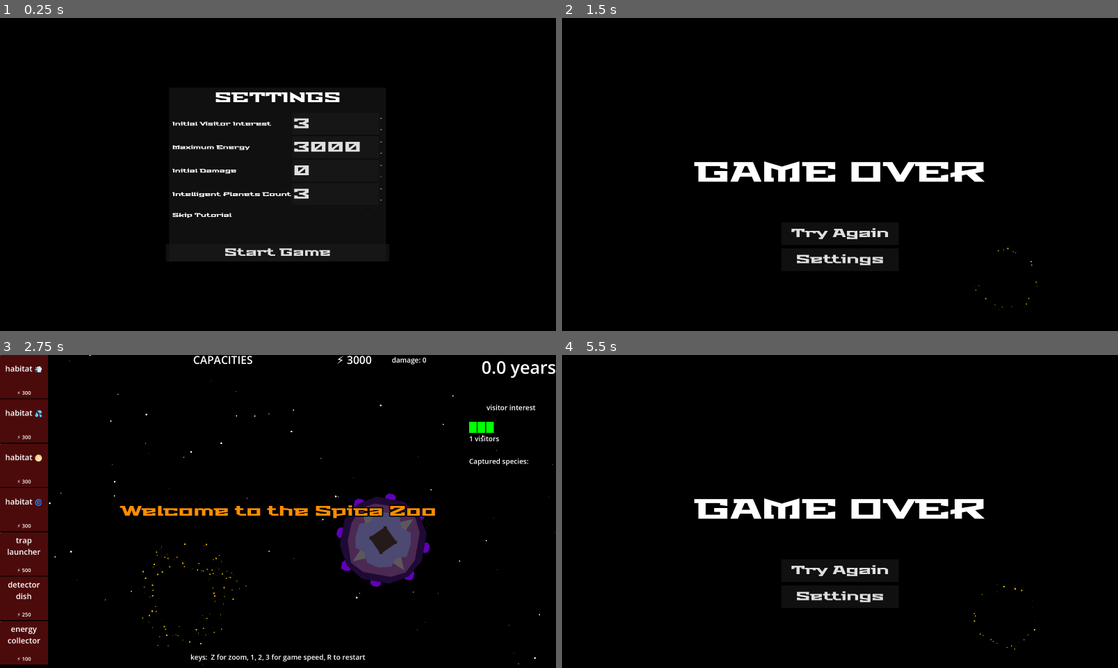
Above: before the commit, frames 1-4 (two rows, left to right).
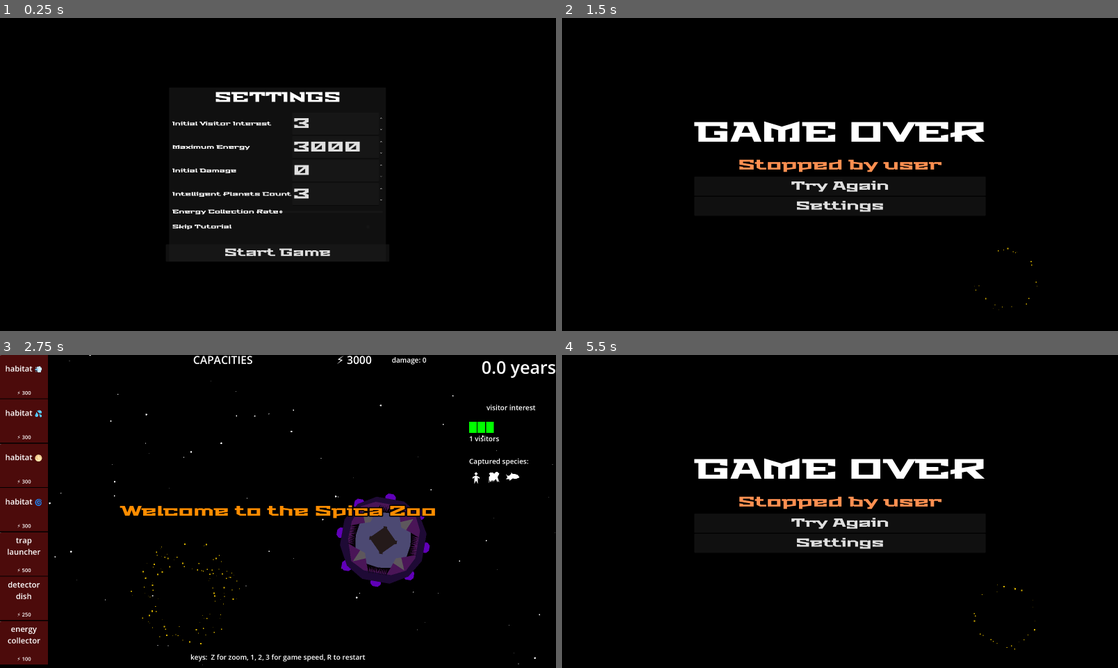
Above: after the commit, the same moments.

Repository: opensourceame/tins-2026
Game: Godot game, scene res://screens/settings.tscn
Two runs of this game, one before a commit and one after it. Both use one fixed random seed, a clock stepped at 60 frames per second and the inputs below.
Inputs (mouse positions are in pixels of both pictures, inside the frame that each line leads up to):
- Up to frame 1 (0.25 s): no input
- Up to frame 2 (1.5 s): click "Start Game" at 0.5 s; tap Enter at 1.25 s; move the mouse to (584, 39) at 1.27 s; hold W from 1.28 s (still down); tap G at 1.35 s; click (584, 39) at 1.42 s
- Up to frame 3 (2.75 s): release W at 2 s; click "Try Again" at 2 s
- Up to frame 4 (5.5 s): move the mouse to (584, 420) at 2.77 s; hold S 2.78-3.5 s; tap G at 2.85, 5.3 s; click (584, 420) at 2.92 s; click "Settings" at 3.5 s; click "Start Game" at 4.25 s; move the mouse to (584, 420) at 5.02 s; hold W from 5.03 s (still down); tap R at 5.1 s; click (584, 420) at 5.17 s

The runs differ from the first frame. In frame 1, 1.2% of the frame differs, in the area x 31-69%, y 23-77%; in frame 2, 5.5%, in the area x 23-76%, y 32-80%; in frame 3, 0.5%; in frame 4, 5.5%.

Commit message:
add reason for game over, more settings, show icon of captured species

Diff:
--- a/common/settings_manager.gd
+++ b/common/settings_manager.gd
@@ -6,6 +6,7 @@
 var max_energy: int = 3000
 var start_damage: int = 0
 var intelligent_planets_count: int = 3
+var energy_collection_rate: float = 0.15
 var skip_tutorial: bool = false
 
 
@@ -20,6 +21,7 @@
     config.set_value("gameplay", "max_energy", max_energy)
     config.set_value("gameplay", "start_damage", start_damage)
     config.set_value("gameplay", "intelligent_planets_count", intelligent_planets_count)
+    config.set_value("gameplay", "energy_collection_rate", energy_collection_rate)
     config.set_value("gameplay", "skip_tutorial", skip_tutorial)
 
     config.save(SETTINGS_PATH)
@@ -34,4 +36,5 @@
     max_energy = config.get_value("gameplay", "max_energy", max_energy)
     start_damage = config.get_value("gameplay", "start_damage", start_damage)
     intelligent_planets_count = config.get_value("gameplay", "intelligent_planets_count", intelligent_planets_count)
+    energy_collection_rate = config.get_value("gameplay", "energy_collection_rate", energy_collection_rate)
     skip_tutorial = config.get_value("gameplay", "skip_tutorial", skip_tutorial)
--- a/hud/hud.tscn
+++ b/hud/hud.tscn
@@ -5,6 +5,9 @@
 [ext_resource type="Script" uid="uid://dsf1g446pdngb" path="res://hud/species.gd" id="3_fjv1a"]
 [ext_resource type="Theme" uid="uid://l3l6nwdr2id0" path="res://themes/retro_theme.tres" id="3_svhta"]
 [ext_resource type="Theme" uid="uid://b5oqcotryjtm5" path="res://hud/hud_theme.tres" id="4_0ivg5"]
+[ext_resource type="PackedScene" uid="uid://dwwbbr2gx67rp" path="res://species/humans.tscn" id="4_1kkc0"]
+[ext_resource type="PackedScene" uid="uid://lskuu7lww0s" path="res://species/wibbles.tscn" id="5_1kkc0"]
+[ext_resource type="PackedScene" uid="uid://b1i3y5uh8g8yh" path="res://species/fishoids.tscn" id="5_qv4qp"]
 
 [sub_resource type="Theme" id="Theme_8sq4i"]
 default_font_size = 36
@@ -181,6 +184,34 @@
 offset_bottom = 23.0
 theme_override_font_sizes/font_size = 32
 
+[node name="HBoxContainer" type="HBoxContainer" parent="RightBar/VBoxContainer/Species" unique_id=1196593861]
+custom_minimum_size = Vector2(0, 80)
+layout_mode = 1
+anchors_preset = 15
+anchor_right = 1.0
+anchor_bottom = 1.0
+grow_horizontal = 2
+grow_vertical = 2
+
+[node name="Humans" type="Control" parent="RightBar/VBoxContainer/Species/HBoxContainer" unique_id=1062926198]
+custom_minimum_size = Vector2(80, 0)
+layout_mode = 2
+
+[node name="Humans" parent="RightBar/VBoxContainer/Species/HBoxContainer/Humans" unique_id=1394043830 instance=ExtResource("4_1kkc0")]
+
+[node name="Wibbles" type="Control" parent="RightBar/VBoxContainer/Species/HBoxContainer" unique_id=754735475]
+custom_minimum_size = Vector2(80, 0)
+layout_mode = 2
+
+[node name="Wibbles" parent="RightBar/VBoxContainer/Species/HBoxContainer/Wibbles" unique_id=1105051175 instance=ExtResource("5_1kkc0")]
+
+[node name="Fishoids" type="Control" parent="RightBar/VBoxContainer/Species/HBoxContainer" unique_id=176786870]
+custom_minimum_size = Vector2(80, 0)
+layout_mode = 2
+
+[node name="Fishoids" parent="RightBar/VBoxContainer/Species/HBoxContainer/Fishoids" unique_id=178381417 instance=ExtResource("5_qv4qp")]
+position = Vector2(-4, 0)
+
 [node name="Control2" type="Control" parent="." unique_id=107916139]
 layout_mode = 3
 anchors_preset = 5
--- a/main.gd
+++ b/main.gd
@@ -104,7 +104,7 @@
         if event.keycode == KEY_R:
             get_tree().reload_current_scene()
         if event.keycode == KEY_G:
-            game_over()
+            game_over("user")
         if event.keycode == KEY_1:
             Engine.time_scale = 1.0
         if event.keycode == KEY_2:
@@ -115,12 +115,8 @@
             var habitat = spica.get_habitat_for("water")
             if habitat:
                 habitat.grow()
-                var count = habitat.capacity + 1
-                for i in count:
-                    var fish = Fishoids.new()
-                    spica.captured_species.append(fish)
-                    habitat.capture(fish, 11)
-                    SignalBus.species_captured.emit(fish)
+                var fish = Fishoids.new()
+                habitat.capture(fish, 11)
                 spica.refresh_capacities()
                 SignalBus.habitat_capacity_changed.emit(null)
             else:
@@ -191,7 +187,7 @@
     energy -= ENERGY_REQUIRED[consumer]
 
     if energy < 1:
-        game_over()
+        game_over("energy")
 
 func on_moon_trap_returned(trap):
     var timer = Timer.new()
@@ -224,11 +220,12 @@
 
 func check_game_over():
     if visitor_interest < 0:
-        game_over()
+        game_over("interest")
     if energy < 0:
-        game_over()
-
-func game_over():
+        game_over("energy")
+
+func game_over(reason):
+    GameOver.reason = reason
     get_tree().change_scene_to_file("res://screens/game_over.tscn")
 
 
--- a/main.tscn
+++ b/main.tscn
@@ -11,6 +11,7 @@
 [node name="ROOT" type="Node2D" unique_id=2062991433]
 script = ExtResource("1_ig7tw")
 save_strategy = 1
+visitor_interest = null
 
 [node name="World" type="CanvasLayer" parent="." unique_id=1006583992]
 
@@ -33,13 +34,13 @@
 position = Vector2(318, 2661)
 
 [node name="SolarSystem4" parent="World" unique_id=911011653 instance=ExtResource("4_lquwl")]
-position = Vector2(5094, 2808)
+position = Vector2(3966, 2538)
 
 [node name="SolarSystem5" parent="World" unique_id=524022045 instance=ExtResource("4_lquwl")]
 position = Vector2(1163.196, -929.2998)
 
 [node name="SolarSystem6" parent="World" unique_id=972098454 instance=ExtResource("4_lquwl")]
-position = Vector2(4809, -733)
+position = Vector2(4227, -659)
 
 [node name="Overlays" type="CanvasLayer" parent="." unique_id=2092498231]
 
--- a/screens/game_over.gd
+++ b/screens/game_over.gd
@@ -1,11 +1,20 @@
 class_name GameOver
 extends Control
 
+static var reason: String = ""
+
+@onready var reason_label: Label = %ReasonLabel
 @onready var try_again_button: Button = %TryAgainButton
 @onready var settings_button: Button = %SettingsButton
 
+const REASONS = {
+    "energy":   "The Spica ran out of energy",
+    "interest": "Visitors lost interest",
+    "user":     "Stopped by user"
+}
+func _ready():
+    reason_label.text = REASONS[reason]
 
-func _ready():
     try_again_button.pressed.connect(_on_try_again_pressed)
     settings_button.pressed.connect(_on_settings_pressed)
 
--- a/screens/game_over.tscn
+++ b/screens/game_over.tscn
@@ -25,53 +25,49 @@
 position = Vector2(2045, 1205)
 
 [node name="Control" type="Control" parent="CenterContainer" unique_id=973177336]
-custom_minimum_size = Vector2(500, 200)
+custom_minimum_size = Vector2(500, 500)
 layout_mode = 2
 
-[node name="Label" type="Label" parent="CenterContainer/Control" unique_id=2013105844]
+[node name="VBoxContainer" type="VBoxContainer" parent="CenterContainer/Control" unique_id=797064390]
 layout_mode = 1
-anchors_preset = 15
-anchor_right = 1.0
-anchor_bottom = 1.0
+anchors_preset = 8
+anchor_left = 0.5
+anchor_top = 0.5
+anchor_right = 0.5
+anchor_bottom = 0.5
+offset_left = -671.0
+offset_top = -284.0
+offset_right = 671.0
+offset_bottom = 284.0
 grow_horizontal = 2
 grow_vertical = 2
+
+[node name="Label" type="Label" parent="CenterContainer/Control/VBoxContainer" unique_id=2013105844]
+layout_mode = 2
 theme = ExtResource("2_skulm")
 theme_override_font_sizes/font_size = 128
 text = "GAME OVER"
 horizontal_alignment = 1
 
-[node name="TryAgainButton" type="Button" parent="CenterContainer/Control" unique_id=824534919]
+[node name="ReasonLabel" type="Label" parent="CenterContainer/Control/VBoxContainer" unique_id=826480231]
 unique_name_in_owner = true
-layout_mode = 1
-anchors_preset = 7
-anchor_left = 0.5
-anchor_top = 1.0
-anchor_right = 0.5
-anchor_bottom = 1.0
-offset_left = -270.5
-offset_top = 120.0
-offset_right = 270.5
-offset_bottom = 224.0
-grow_horizontal = 2
-grow_vertical = 0
+modulate = Color(1, 0.5649526, 0.3158576, 1)
+layout_mode = 2
+theme = ExtResource("2_skulm")
+theme_override_font_sizes/font_size = 64
+text = "reason"
+horizontal_alignment = 1
+
+[node name="TryAgainButton" type="Button" parent="CenterContainer/Control/VBoxContainer" unique_id=824534919]
+unique_name_in_owner = true
+layout_mode = 2
 theme = ExtResource("2_skulm")
 theme_override_font_sizes/font_size = 54
 text = "Try Again"
 
-[node name="SettingsButton" type="Button" parent="CenterContainer/Control" unique_id=824534920]
+[node name="SettingsButton" type="Button" parent="CenterContainer/Control/VBoxContainer" unique_id=824534920]
 unique_name_in_owner = true
-layout_mode = 1
-anchors_preset = 7
-anchor_left = 0.5
-anchor_top = 1.0
-anchor_right = 0.5
-anchor_bottom = 1.0
-offset_left = -270.5
-offset_top = 240.0
-offset_right = 270.5
-offset_bottom = 344.0
-grow_horizontal = 2
-grow_vertical = 0
+layout_mode = 2
 theme = ExtResource("2_skulm")
 theme_override_font_sizes/font_size = 54
 text = "Settings"
--- a/screens/settings.gd
+++ b/screens/settings.gd
@@ -5,6 +5,7 @@
 @onready var max_energy_spinbox: SpinBox = %MaxEnergySpinBox
 @onready var initial_damage_spinbox: SpinBox = %InitialDamageSpinBox
 @onready var intelligent_planets_spinbox: SpinBox = %IntelligentPlanetsSpinBox
+@onready var energy_collection_rate_slider: HSlider = %EnergyCollectionRateSlider
 @onready var skip_tutorial_checkbox: CheckBox = %SkipTutorialCheckBox
 @onready var start_button: Button = %StartButton
 
@@ -14,6 +15,7 @@
     max_energy_spinbox.value = SettingsManager.max_energy
     initial_damage_spinbox.value = SettingsManager.start_damage
     intelligent_planets_spinbox.value = SettingsManager.intelligent_planets_count
+    energy_collection_rate_slider.value = SettingsManager.energy_collection_rate
     skip_tutorial_checkbox.button_pressed = SettingsManager.skip_tutorial
 
     start_button.pressed.connect(_on_start_pressed)
@@ -24,6 +26,7 @@
     SettingsManager.max_energy = max_energy_spinbox.value
     SettingsManager.start_damage = initial_damage_spinbox.value
     SettingsManager.intelligent_planets_count = intelligent_planets_spinbox.value
+    SettingsManager.energy_collection_rate = energy_collection_rate_slider.value
     SettingsManager.skip_tutorial = skip_tutorial_checkbox.button_pressed
     SettingsManager.save()
     get_tree().change_scene_to_file("res://main.tscn")
--- a/screens/settings.tscn
+++ b/screens/settings.tscn
@@ -119,6 +119,26 @@
 max_value = 20.0
 value = 3.0
 
+[node name="EnergyCollectionRateRow" type="HBoxContainer" parent="CenterContainer/Panel/VBoxContainer/MarginContainer/VBoxContainer" unique_id=2053762876]
+layout_mode = 2
+
+[node name="Label" type="Label" parent="CenterContainer/Panel/VBoxContainer/MarginContainer/VBoxContainer/EnergyCollectionRateRow" unique_id=1759926150]
+custom_minimum_size = Vector2(0, 50)
+layout_mode = 2
+theme_override_font_sizes/font_size = 24
+text = "Energy Collection Rate"
+vertical_alignment = 1
+
+[node name="EnergyCollectionRateSlider" type="HSlider" parent="CenterContainer/Panel/VBoxContainer/MarginContainer/VBoxContainer/EnergyCollectionRateRow" unique_id=1022707309]
+unique_name_in_owner = true
+custom_minimum_size = Vector2(0, 50)
+layout_mode = 2
+size_flags_horizontal = 3
+min_value = 0.15
+max_value = 0.5
+step = 0.01
+value = 0.15
+
 [node name="SkipTutorialRow" type="HBoxContainer" parent="CenterContainer/Panel/VBoxContainer/MarginContainer/VBoxContainer" unique_id=2053762874]
 layout_mode = 2
 
--- /dev/null
+++ b/species/fishoids.tscn
@@ -0,0 +1,7 @@
+[gd_scene format=3 uid="uid://b1i3y5uh8g8yh"]
+
+[node name="Fishoids" type="Node2D" unique_id=178381417]
+
+[node name="Polygon2D" type="Polygon2D" parent="." unique_id=2083877309]
+position = Vector2(5, -7)
+polygon = PackedVector2Array(0, 24, 8, 40, 0, 48, 16, 48, 16, 56, 32, 45, 42, 47, 49, 47, 54, 44, 64, 40, 53, 28, 40, 24, 32, 24, 24, 16, 24, 24, 16, 32, 8, 32)
--- /dev/null
+++ b/species/humans.tscn
@@ -0,0 +1,11 @@
+[gd_scene format=3 uid="uid://dwwbbr2gx67rp"]
+
+[node name="Humans" type="Node2D" unique_id=1394043830]
+
+[node name="Polygon2D" type="Polygon2D" parent="." unique_id=1524765288]
+position = Vector2(8, 0)
+polygon = PackedVector2Array(24, 24, 16, 16, 24, 8, 32, 16)
+
+[node name="Polygon2D2" type="Polygon2D" parent="." unique_id=1175509148]
+position = Vector2(8, 0)
+polygon = PackedVector2Array(24, 24, 8, 32, 8, 40, 16, 32, 16, 64, 24, 48, 32, 64, 32, 32, 40, 40, 40, 32)
--- /dev/null
+++ b/species/wibbles.tscn
@@ -0,0 +1,7 @@
+[gd_scene format=3 uid="uid://lskuu7lww0s"]
+
+[node name="Wibbles" type="Node2D" unique_id=1105051175]
+
+[node name="Polygon2D" type="Polygon2D" parent="." unique_id=824994968]
+position = Vector2(7, 0)
+polygon = PackedVector2Array(0, 16, 7, 10, 19, 11, 24, 16, 32, 8, 40, 8, 40, 8, 48, 16, 40, 32, 48, 56, 40, 48, 40, 56, 32, 40, 28, 44, 24, 48, 24, 56, 20, 45, 16, 56, 16, 48, 12, 47, 8, 56, 4, 46, 0, 64, 0, 48, 0, 32, 6, 24)
--- a/spica/energy_collector.gd
+++ b/spica/energy_collector.gd
@@ -6,7 +6,10 @@
 
 var collecting: bool = false
 
+@export var energy_collection_rate = 0.15
+
 func _ready():
+    energy_collection_rate = SettingsManager.energy_collection_rate
     collect_area.area_entered.connect(_on_collect_area_entered)
     collect_area.area_exited.connect(_on_collect_area_exited)
 
@@ -22,5 +25,5 @@
 
 func _physics_process(_delta: float) -> void:
     if collecting:
-        if randf() < 0.15:
+        if randf() < energy_collection_rate:
             SignalBus.energy_collected.emit()
--- /dev/null
+++ b/spica/habitat/damage_fx.gd
@@ -0,0 +1,37 @@
+class_name SpineDamageFX
+extends Node
+
+const ROCK_TIME: float = 1.0
+const PULSE_TIME: float = 1.0
+
+@onready var parent = get_parent()
+
+func _ready():
+    pulse_in()
+
+func rock_clockwise():
+    var t = create_tween()
+    t.tween_property(parent, "rotation", parent.rotation + deg_to_rad(random_rock_amount()), random_rock_time())
+    t.tween_callback(rock_anticlockwise)
+
+func rock_anticlockwise():
+    var t = create_tween()
+    t.tween_property(parent, "rotation", parent.rotation - deg_to_rad(random_rock_amount()), random_rock_time())
+    t.tween_callback(rock_anticlockwise)
+
+func random_rock_amount():
+    return randi_range(5, 10)
+
+func random_rock_time():
+    return ROCK_TIME / 2 + (ROCK_TIME / 2 * randf())
+
+func pulse_in():
+    var tween = create_tween()
+    #tween.tween_method(circle_modulation, Color.WHITE, Color.BLACK, PULSE_TIME)
+    tween.tween_property(parent, "modulate", Color.WHITE * 2, PULSE_TIME)
+    tween.tween_callback(pulse_out)
+
+func pulse_out():
+    var tween = create_tween()
+    tween.tween_property(parent, "modulate", Color.WHITE, PULSE_TIME)
+    tween.tween_callback(pulse_in)
--- /dev/null
+++ b/spica/habitat/damage_fx.tscn
@@ -0,0 +1,6 @@
+[gd_scene format=3 uid="uid://chbhs5auj5xwo"]
+
+[ext_resource type="Script" uid="uid://iiou6syspp10" path="res://spica/habitat/damage_fx.gd" id="1_6bkxr"]
+
+[node name="DamageFX" type="Node" unique_id=559027539]
+script = ExtResource("1_6bkxr")
--- a/spica/habitat/habitat.gd
+++ b/spica/habitat/habitat.gd
@@ -4,7 +4,7 @@
 enum State { AVAILABLE, OVERCROWDED, COLLAPSED }
 
 const VERTEBRA = preload("res://spica/habitat/vertebra.tscn")
-const COLLAPSE_TIME = 15.0
+const COLLAPSE_TIME = 45
 
 @onready var game: Game = get_tree().current_scene
 @onready var label: Label = $Label
@@ -61,6 +61,7 @@
     capacity += 10
     SignalBus.habitat_capacity_changed.emit(self)
 
+    disable_animations()
     check_overcrowding()
 
     return true
@@ -69,7 +70,7 @@
     if not is_over_capacity():
         return
 
-    spine.modulate = Color.RED
+    animate_overcrowding()
 
     game.hud.queue_message("Overcrowding in " + environment + " habitat")
 
@@ -83,6 +84,15 @@
     timer.timeout.connect(check_habitat_collapse)
     timer.start()
 
+    SignalBus.habitat_overcrowded.emit()
+
+func disable_animations():
+    for v in spine.get_children():
+        v.remove_damage_animation()
+
+func animate_overcrowding():
+    for v in spine.get_children():
+        v.animate_damaged()
 
 
 func is_over_capacity():
--- a/spica/habitat/vertebra.gd
+++ b/spica/habitat/vertebra.gd
@@ -1,2 +1,13 @@
 class_name Vertebra
 extends Node2D
+
+const DAMAGE_FX = preload("res://spica/habitat/damage_fx.tscn")
+
+func animate_damaged():
+   add_child(DAMAGE_FX.instantiate())
+
+func remove_damage_animation():
+    var fx = find_child("SpineDamageFX")
+
+    if fx:
+        fx.queue_free()
--- a/spica/habitat/vertebra.tscn
+++ b/spica/habitat/vertebra.tscn
@@ -2,7 +2,7 @@
 
 [ext_resource type="Script" uid="uid://4xphjntuuavl" path="res://spica/habitat/vertebra.gd" id="1_seyjc"]
 
-[node name="Spine" type="Node2D" unique_id=88464467]
+[node name="Vertebra" type="Node2D" unique_id=88464467]
 scale = Vector2(1, 0.1)
 script = ExtResource("1_seyjc")
 
--- a/spica/spica.gd
+++ b/spica/spica.gd
@@ -126,8 +126,12 @@
     SignalBus.habitat_capacity_changed.emit(null)
 
 func _on_body_entered(body):
-    if body is MoonTrap and body.is_crashing():
-        body.queue_free()
+    if not body is MoonTrap:
+        return
+    if not body.is_crashing():
+        return
+
+    body.queue_free()
 
     animate_damage(body.global_position - global_position)
 
--- a/spica/spica.tscn
+++ b/spica/spica.tscn
@@ -63,15 +63,16 @@
 polygon = PackedVector2Array(-192, -64, -192, 56, -144, 144, -64, 192, 64, 192, 144, 144, 192, 64, 192, -64, 144, -144, 64, -192, -64, -192, -144, -144)
 
 [node name="Sphere2" type="Polygon2D" parent="Body" unique_id=1189229788]
+position = Vector2(0, -8)
 scale = Vector2(0.81848, 0.81848)
-color = Color(0.29425457, 0.1642614, 0.32369065, 1)
+color = Color(0.2903953, 0.08332229, 0.34216362, 1)
 polygon = PackedVector2Array(-192, -64, -195.48431, 39.096863, -156.38745, 156.38745, -78.193726, 195.48431, 78.193726, 195.48431, 156.38745, 156.38745, 195.48431, 78.193726, 195.48431, -78.193726, 156.38745, -156.38745, 78.193726, -195.48431, -78.193726, -195.48431, -156.38745, -156.38745)
 
 [node name="Sphere3" type="Polygon2D" parent="Body" unique_id=1696923819]
 rotation = 0.77009076
 scale = Vector2(0.6289128, 0.6289128)
 color = Color(0.3006144, 0.28638962, 0.4502192, 1)
-polygon = PackedVector2Array(-196.75783, -74.97775, -161.88486, -2.478218, -198.9607, 68.919876, -144, 144, -74.97775, 196.75783, -2.478218, 161.88486, 64, 192, 144, 144, 192, 64, 161.88486, 2.478218, 198.9607, -68.919 …(94 unchanged characters)…
+polygon = PackedVector2Array(-196.75783, -74.97775, -161.88486, -2.478218, -198.9607, 68.919876, -146.10051, 141.69478, -74.97775, 196.75783, -2.478218, 161.88486, 68.919876, 198.9607, 144, 144, 196.75783, 74.97775, 161.88486, 2.478218, 198.9607, -68.919 …(94 unchanged characters)…
 
 [node name="Polygon2D" type="Polygon2D" parent="Body" unique_id=1227763428]
 color = Color(0.14486825, 0.10577961, 0.10577961, 1)
@@ -95,3 +96,49 @@
 rotation = -1.5707964
 color = Color(0.36518145, 0.34349933, 0.36463255, 1)
 polygon = PackedVector2Array(-120, -120, -64, -96, -72, -72, -96, -64)
+
+[node name="Node2D" type="Node2D" parent="Body" unique_id=1595270274]
+
+[node name="Polygon2D" type="Polygon2D" parent="Body/Node2D" unique_id=1018899325]
+color = Color(0.025599113, 0.006370426, 0.029779255, 1)
+polygon = PackedVector2Array(-56, -120, -40, -160, -40, -128, -32, -160, -32, -128, -24, -160, -24, -128, -16, -160, -16, -128, -8, -160, -8, -128, 0, -152, 0, -128)
+
+[node name="Polygon2D2" type="Polygon2D" parent="Body/Node2D" unique_id=707100392]
+rotation = 1.5707964
+color = Color(0.025599113, 0.006370426, 0.029779255, 1)
+polygon = PackedVector2Array(-56, -120, -40, -160, -40, -128, -32, -160, -32, -128, -24, -160, -24, -128, -16, -160, -16, -128, -8, -160, -8, -128, 0, -152, 0, -128)
+
+[node name="Polygon2D3" type="Polygon2D" parent="Body/Node2D" unique_id=414854964]
+rotation = 3.1415927
+color = Color(0.025599113, 0.006370426, 0.029779255, 1)
+polygon = PackedVector2Array(-56, -120, -40, -160, -40, -128, -32, -160, -32, -128, -24, -160, -24, -128, -16, -160, -16, -128, -8, -160, -8, -128, 0, -152, 0, -128)
+
+[node name="Polygon2D4" type="Polygon2D" parent="Body/Node2D" unique_id=1999357534]
+rotation = 4.712389
+color = Color(0.025599113, 0.006370426, 0.029779255, 1)
+polygon = PackedVector2Array(-56, -120, -40, -160, -40, -128, -32, -160, -32, -128, -24, -160, -24, -128, -16, -160, -16, -128, -8, -160, -8, -128, 0, -152, 0, -128)
+
+[node name="Node2D2" type="Node2D" parent="Body" unique_id=1518088428]
+
+[node name="Polygon2D5" type="Polygon2D" parent="Body/Node2D2" unique_id=1509583823]
+rotation = 3.1415925
+scale = Vector2(1, -1)
+color = Color(0.023529412, 0.007843138, 0.023529412, 1)
+polygon = PackedVector2Array(-56, -120, -40, -160, -40, -128, -32, -160, -32, -128, -24, -160, -24, -128, -16, -160, -16, -128, -8, -160, -8, -128, 0, -152, 0, -128)
+
+[node name="Polygon2D6" type="Polygon2D" parent="Body/Node2D2" unique_id=2134120789]
+rotation = 1.5707964
+scale = Vector2(1, -1)
+color = Color(0.023529412, 0.007843138, 0.023529412, 1)
+polygon = PackedVector2Array(-56, -120, -40, -160, -40, -128, -32, -160, -32, -128, -24, -160, -24, -128, -16, -160, -16, -128, -8, -160, -8, -128, 0, -152, 0, -128)
+
+[node name="Polygon2D7" type="Polygon2D" parent="Body/Node2D2" unique_id=615047300]
+scale = Vector2(1, -1)
+color = Color(0.023529412, 0.007843138, 0.023529412, 1)
+polygon = PackedVector2Array(-56, -120, -40, -160, -40, -128, -32, -160, -32, -128, -24, -160, -24, -128, -16, -160, -16, -128, -8, -160, -8, -128, 0, -152, 0, -128)
+
+[node name="Polygon2D8" type="Polygon2D" parent="Body/Node2D2" unique_id=1735781725]
+rotation = -1.5707964
+scale = Vector2(1, -1)
+color = Color(0.023529412, 0.007843138, 0.023529412, 1)
+polygon = PackedVector2Array(-56, -120, -40, -160, -40, -128, -32, -160, -32, -128, -24, -160, -24, -128, -16, -160, -16, -128, -8, -160, -8, -128, 0, -152, 0, -128)
Not shown, changed: export_presets.cfg
Not shown, changed: sounds/Mesmerizing Galaxy Loop.mp3.import
Not shown, added: spica/habitat/damage_fx.gd.uid
